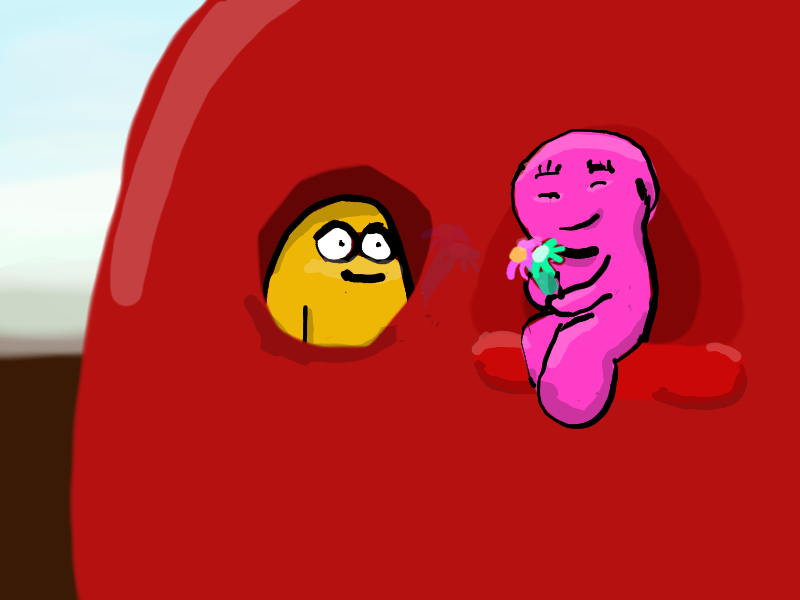
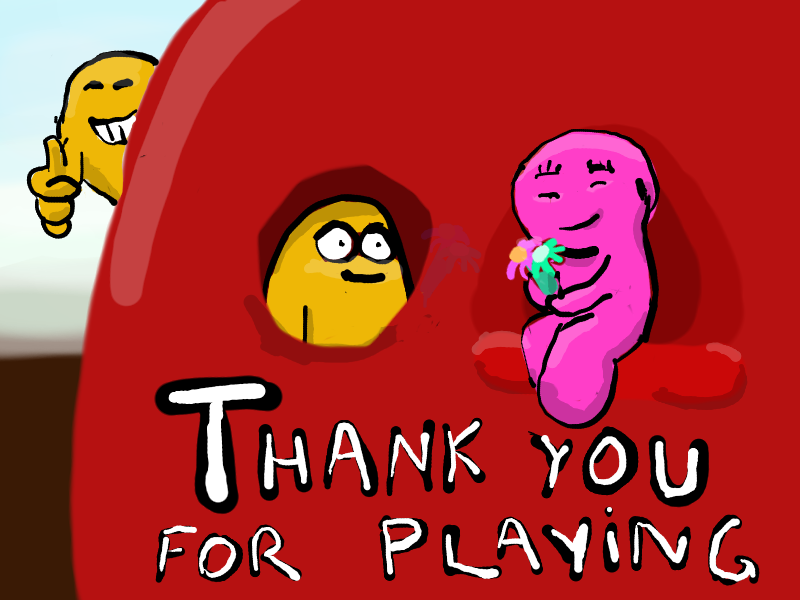
Comparing the layer stacks of the two 800×600 images. Changes:
pixels changed over [26, 50, 760, 586] (layer not identified)
